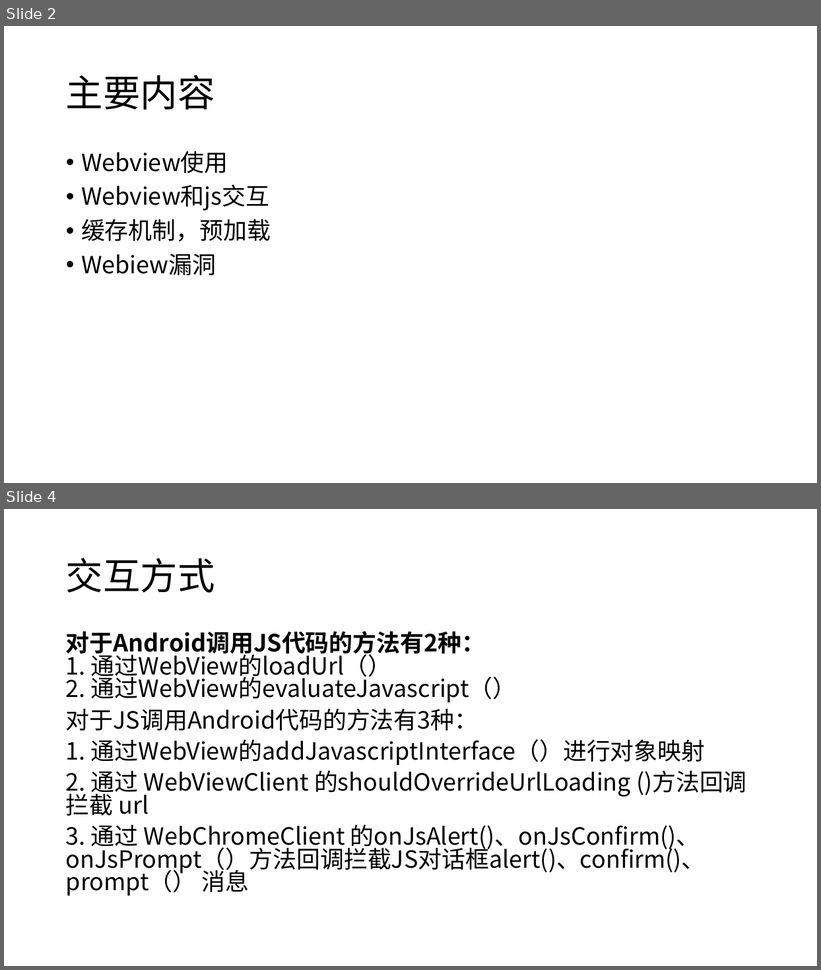
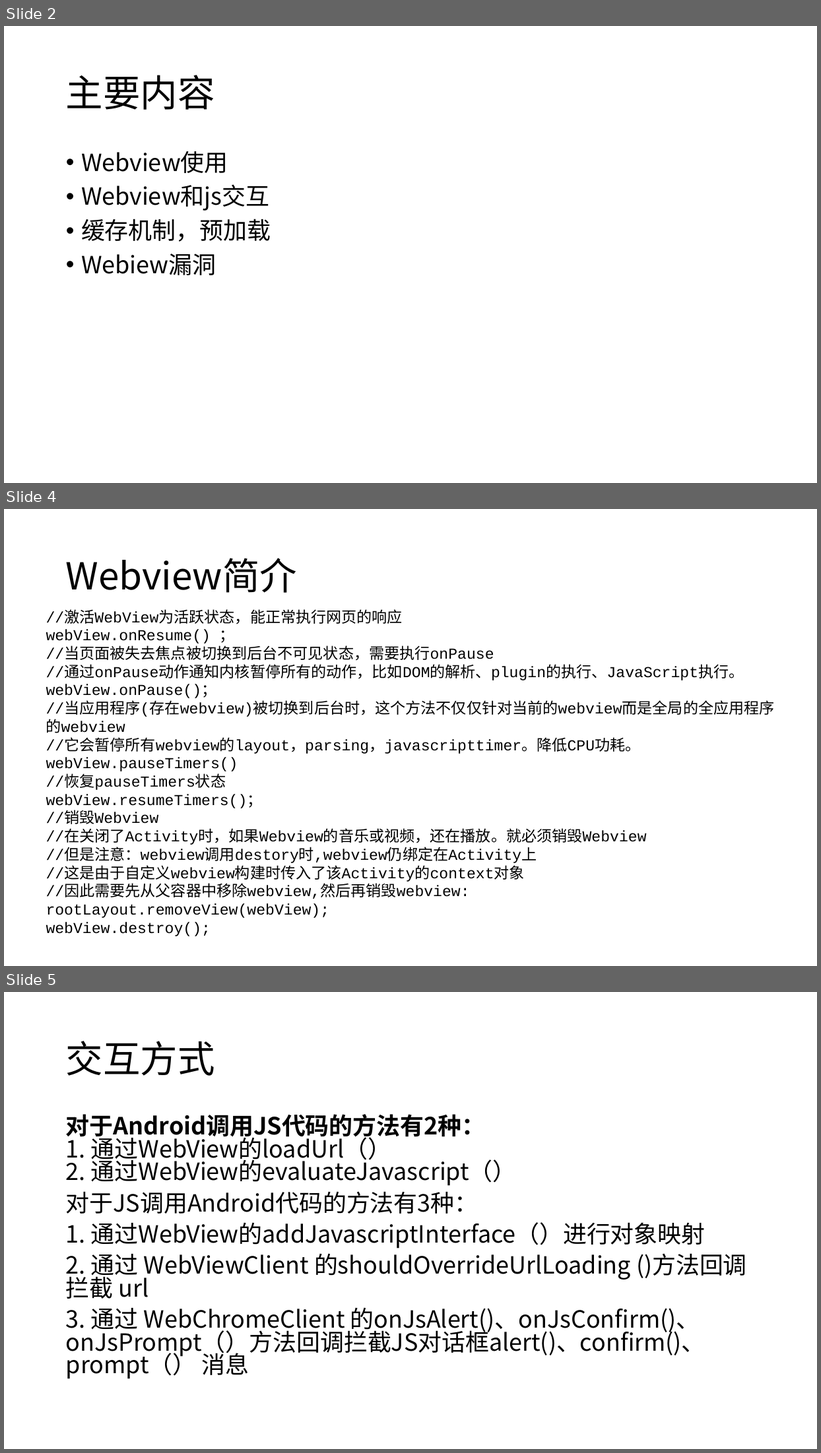
Before and after one commit to zxf2871/share, a slide deck: webview讲解.pptx. Shown one above the other, each under a label of ours: slides 2 and 4 before the commit, slides 2, 4 and 5 after it; the slides between them are not shown. The pictures are 821x970 and 821x1453 pixels, drawn with LibreOffice and Linux fonts; fonts in the diff are those of the drawing. Boxes give left, top, right and bottom in pixels: in the first picture for what was removed or moved away, otherwise in the second. Text is boxed around its words. In the diff, an @@ line names an element or a change of style, - is before the commit and + after.

Commit message:
keynote

```diff
--- a/webview讲解.pptx
+++ b/webview讲解.pptx
@@ slide 4 added at [4,509,817,966], background #FFFFFF @@
@@ title added at [66,558,297,593], 44 pt, text #000000 @@
+Webview简介
@@ text added at [46,611,775,937], 18 pt, text #000000 @@
+//激活WebView为活跃状态，能正常执行网页的响应
+webView.onResume() ；
+//当页面被失去焦点被切换到后台不可见状态，需要执行onPause
+//通过onPause动作通知内核暂停所有的动作，比如DOM的解析、plugin的执行、JavaScript执行。
+webView.onPause()；
+//当应用程序(存在webview)被切换到后台时，这个方法不仅仅针对当前的webview而是全局的全应用程序的webview
+//它会暂停所有webview的layout，parsing，javascripttimer。降低CPU功耗。
+webView.pauseTimers()
+//恢复pauseTimers状态
+webView.resumeTimers()；
+//销毁Webview
+//在关闭了Activity时，如果Webview的音乐或视频，还在播放。就必须销毁Webview
+//但是注意：webview调用destory时,webview仍绑定在Activity上
+//这是由于自定义webview构建时传入了该Activity的context对象
+//因此需要先从父容器中移除webview,然后再销毁webview:
+rootLayout.removeView(webView);
+webView.destroy();
@@ what was slide 4 is now slide 5 @@
```
Also in this commit, not shown: 1 slide changed, 1 other file.
